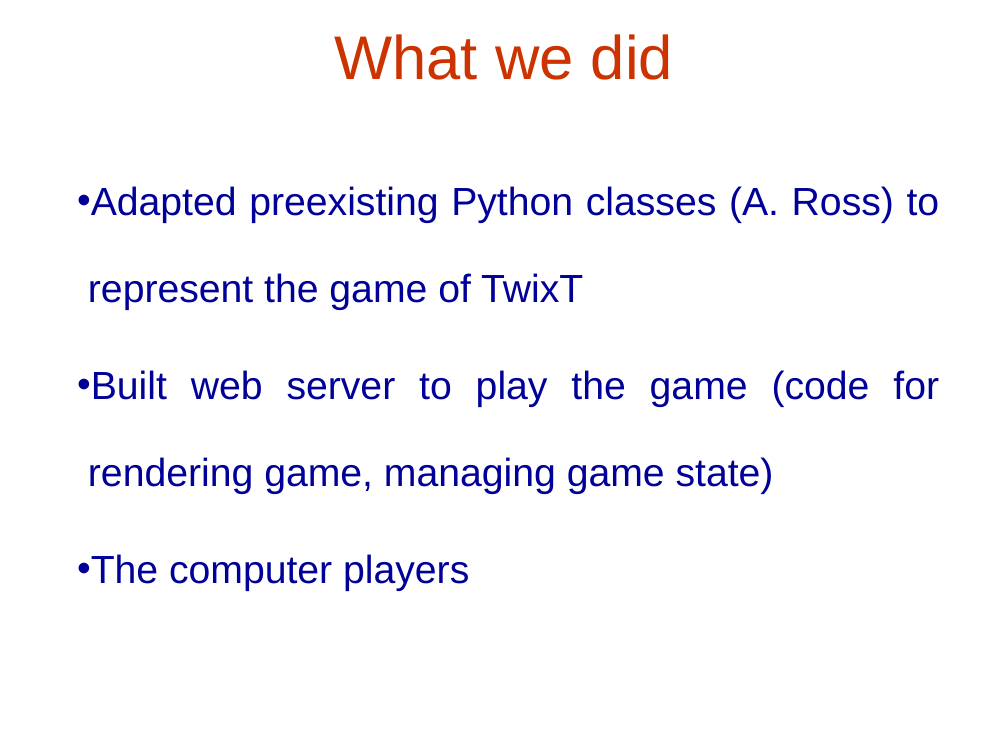
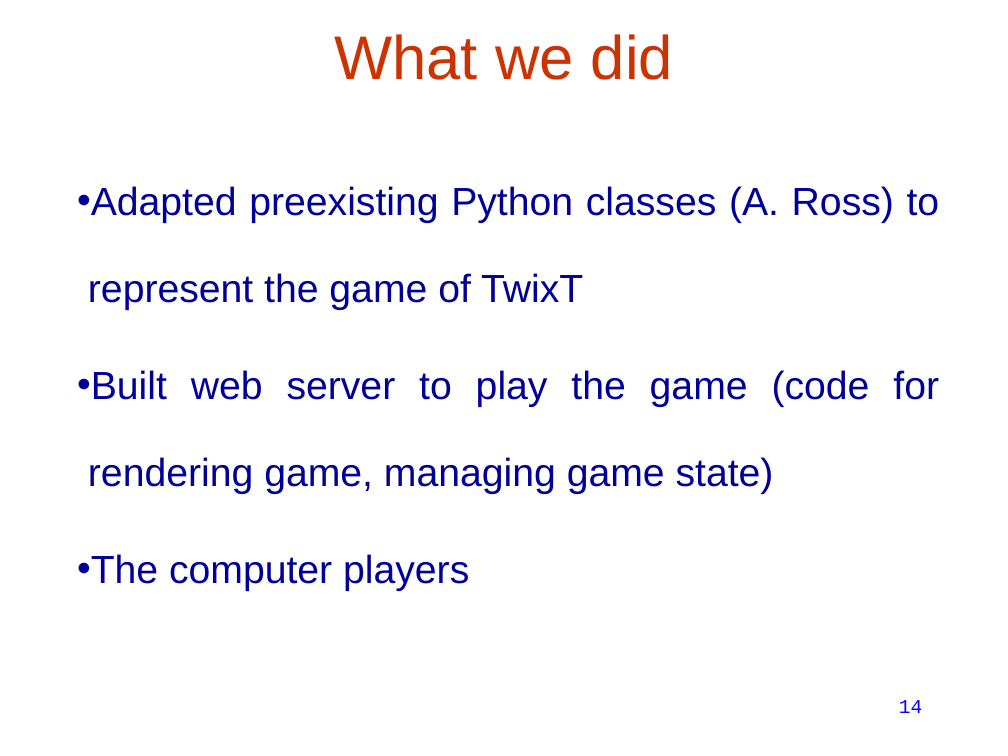
Before and after one commit to lasersox/twixt, a slide deck: slide 14 of docs/twixt_presentation.ppt (slide 15 before the commit). Drawn at 1008x756 pixels with LibreOffice and Linux fonts; fonts in the diff are those of the drawing. Boxes give left, top, right and bottom in pixels: in the first picture for what was removed or moved away, otherwise in the second. Text is boxed around its words. In the diff, an @@ line names an element or a change of style, - is before the commit and + after.

```diff
--- a/docs/twixt_presentation.ppt
+++ b/docs/twixt_presentation.ppt
@@ page number added at bbox=[899, 700, 923, 713], 14 pt, text #0000FF @@
+14
```
Also in this commit, not shown: 20 other slides changed, 12 slides added, 2 slides removed, 1 other file.
